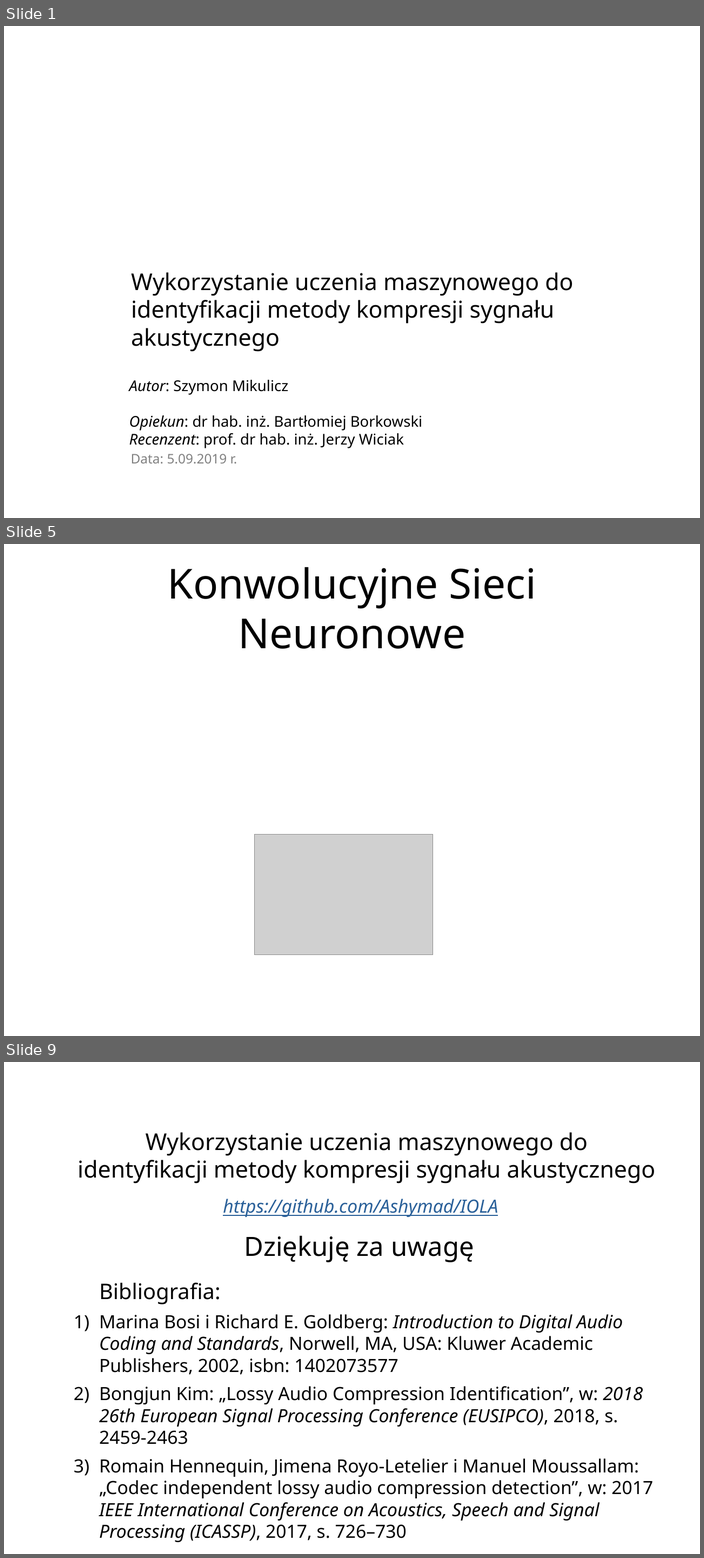
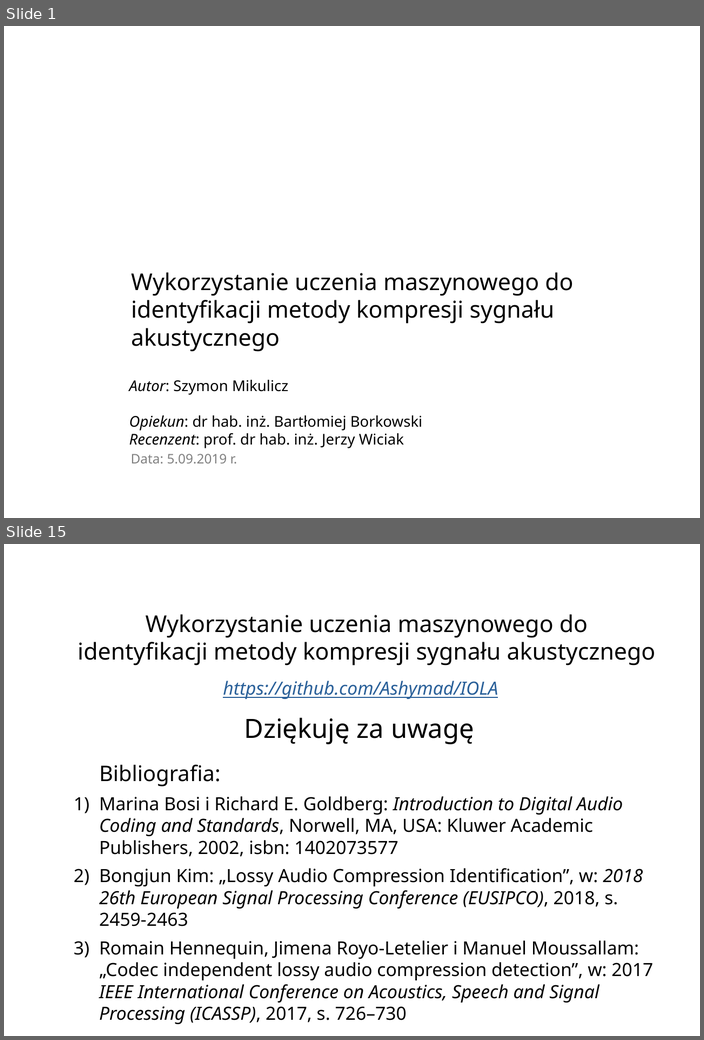
Before and after one commit to Ashymad/IOLA, a slide deck: prez/IOLAv3.odp. Shown one above the other, each under a label of ours: slides 1, 5 and 9 before the commit, slides 1 and 15 after it; the slides between them are not shown. The pictures are 704x1558 and 704x1040 pixels, drawn with LibreOffice and Linux fonts; fonts in the diff are those of the drawing; grey boxes stand for pictures; background and template pictures are left out. Boxes give left, top, right and bottom in pixels: in the first picture for what was removed or moved away, otherwise in the second. Text is boxed around its words. In the diff, an @@ line names an element or a change of style, - is before the commit and + after.

```diff
--- a/prez/IOLAv3.odp
+++ b/prez/IOLAv3.odp
@@ slide 5 removed at <box>4,544,700,1036</box>, background picture (left out) @@
@@ title removed at <box>168,567,536,649</box> @@
-Konwolucyjne Sieci Neuronowe
@@ picture removed at <box>254,834,433,955</box> @@
@@ what was slide 9 is now slide 15 @@
```
Also in this commit, not shown: 2 slides changed, 10 slides added, 3 other slides removed, 1 other file.
